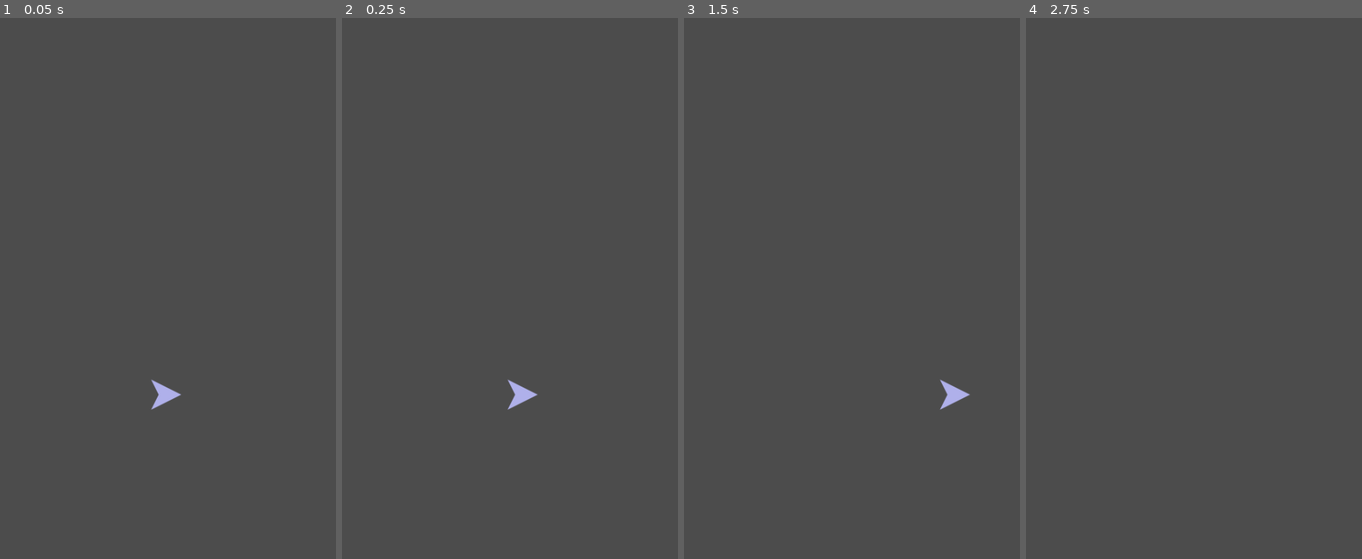
Above: before the commit, frames 1-4 (left to right).
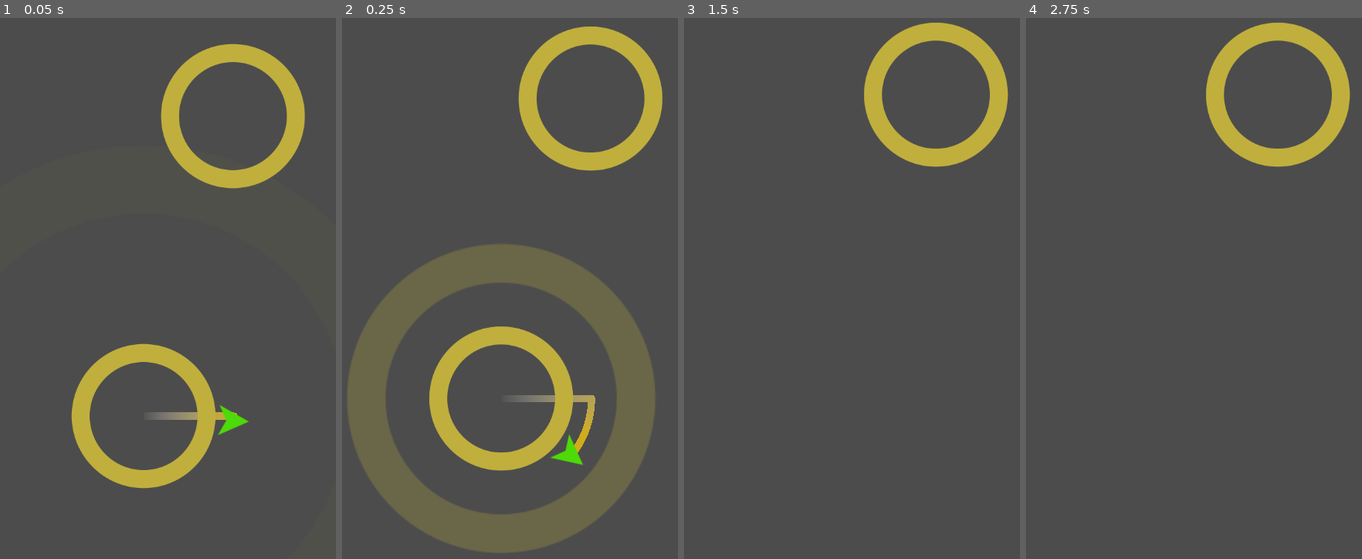
Above: after the commit, the same moments.

Repository: victorvhs/circleJump
Game: Godot game, scene res://Main.tscn
Same seed, same stepped clock (60 frames per second), same inputs: the game is played once before the commit and once after it. Before the commit the project has no main scene; this scene is started directly in both runs.
Inputs (mouse positions are in pixels of both pictures, inside the frame that each line leads up to):
- Up to frame 1 (0.05 s): no input
- Up to frame 2 (0.25 s): no input
- Up to frame 3 (1.5 s): move the mouse to (922, 218) at 0.52 s; click (922, 218) at 0.67 s; move the mouse to (778, 283) at 1.27 s; click (778, 283) at 1.42 s
- Up to frame 4 (2.75 s): move the mouse to (1224, 115) at 2.02 s; click (1224, 115) at 2.17 s

The runs differ from the first frame. In frame 1, 8.7% of the frame differs, in the area x 21-91%, y 4-87%; in frame 2, 26%, in the area x 1-96%, y 1-99%; in frame 3, 4.2%; in frame 4, 4.0%.

Commit message:
fim aula 2

Diff:
--- a/Main.gd
+++ b/Main.gd
@@ -15,3 +15,18 @@
 	player.position = $StartPosition.position
 	add_child(player)
 	player.connect("captured",self, "_on_Jumper_captured")
+	spawn_circle($StartPosition.position)
+
+func spawn_circle(_position = null):
+	var c = Circle.instance()
+	if !_position:
+		var x = rand_range(-150,150)
+		var y = rand_range(-500,-400)
+		_position = player.target.position + Vector2(x,y)
+	add_child(c)
+	c.init(_position)
+
+func _on_Jumper_captured(object):
+	$Camera2D.position = object.position
+	object.capture()
+	call_deferred("spawn_circle")
--- a/Main.tscn
+++ b/Main.tscn
@@ -12,3 +12,5 @@
 position = Vector2( 258.657, 640.842 )
 offset = Vector2( 0, -200 )
 current = true
+smoothing_enabled = true
+smoothing_speed = 8.0
--- a/objects/Circle.gd
+++ b/objects/Circle.gd
@@ -1,19 +1,28 @@
 extends Area2D
-
-onready var orbit_position = $pivot/OrbitPosition
+onready var orbit_position =  $pivot/OrbitPosition
+#onready var orbit_position = $pivot/OrbitPosition
 
 var radius = 100
 var rotation_speed = PI
 
 
-func init(_position, _radius = radius):
+func init(_position, _radius=radius):
 	position = _position
 	radius = _radius
 	$CollisionShape2D.shape = $CollisionShape2D.shape.duplicate()
 	$CollisionShape2D.shape.radius = radius
-	var img_size = $Sprite.texture.get_size().x/2
-	$Sprite.scale = Vector2(1,1) * radius /img_size
+	var img_size = $Sprite.texture.get_size().x / 2
+	$Sprite.scale = Vector2(1, 1) * radius / img_size
 	orbit_position.position.x = radius + 25
+	rotation_speed *= pow(-1,randi() % 2)
 
 func _process(delta):
 	$pivot.rotation += rotation_speed * delta
+
+func implode():
+	$AnimationPlayer.play("implode")
+	yield($AnimationPlayer,"animation_finished")
+	queue_free()
+
+func capture():
+	$AnimationPlayer.play("capture")
--- a/objects/Circle.tscn
+++ b/objects/Circle.tscn
@@ -1,26 +1,105 @@
-[gd_scene load_steps=6 format=2]
+[gd_scene load_steps=8 format=2]
 
 [ext_resource path="res://objects/Circle.gd" type="Script" id=1]
 [ext_resource path="res://objects/color.shader" type="Shader" id=2]
 [ext_resource path="res://assets/images/circle1_n.png" type="Texture" id=3]
 
-[sub_resource type="CircleShape2D" id=1]
-radius = 135.971
-
 [sub_resource type="ShaderMaterial" id=2]
 shader = ExtResource( 2 )
 shader_param/color = Color( 0.756863, 0.690196, 0.243137, 1 )
 
+[sub_resource type="CircleShape2D" id=1]
+radius = 135.971
+
+[sub_resource type="Animation" id=4]
+resource_name = "capture"
+length = 0.5
+step = 0.01
+tracks/0/type = "value"
+tracks/0/path = NodePath("SpriteEffect:visible")
+tracks/0/interp = 1
+tracks/0/loop_wrap = true
+tracks/0/imported = false
+tracks/0/enabled = true
+tracks/0/keys = {
+"times": PoolRealArray( 0 ),
+"transitions": PoolRealArray( 1 ),
+"update": 1,
+"values": [ true ]
+}
+tracks/1/type = "value"
+tracks/1/path = NodePath("SpriteEffect:scale")
+tracks/1/interp = 1
+tracks/1/loop_wrap = true
+tracks/1/imported = false
+tracks/1/enabled = true
+tracks/1/keys = {
+"times": PoolRealArray( 0, 0.5 ),
+"transitions": PoolRealArray( 1, 1 ),
+"update": 0,
+"values": [ Vector2( 3, 3 ), Vector2( 1e-05, 1e-05 ) ]
+}
+tracks/2/type = "value"
+tracks/2/path = NodePath("SpriteEffect:self_modulate")
+tracks/2/interp = 1
+tracks/2/loop_wrap = true
+tracks/2/imported = false
+tracks/2/enabled = true
+tracks/2/keys = {
+"times": PoolRealArray( 0, 0.5 ),
+"transitions": PoolRealArray( 1, 1 ),
+"update": 0,
+"values": [ Color( 1, 1, 1, 0 ), Color( 1, 1, 1, 0.560784 ) ]
+}
+
+[sub_resource type="Animation" id=3]
+resource_name = "implode"
+length = 0.4
+tracks/0/type = "value"
+tracks/0/path = NodePath(".:scale")
+tracks/0/interp = 1
+tracks/0/loop_wrap = true
+tracks/0/imported = false
+tracks/0/enabled = true
+tracks/0/keys = {
+"times": PoolRealArray( 0, 0.4 ),
+"transitions": PoolRealArray( 1, 1 ),
+"update": 0,
+"values": [ Vector2( 1, 1 ), Vector2( 1e-05, 1e-05 ) ]
+}
+tracks/1/type = "value"
+tracks/1/path = NodePath(".:modulate")
+tracks/1/interp = 1
+tracks/1/loop_wrap = true
+tracks/1/imported = false
+tracks/1/enabled = true
+tracks/1/keys = {
+"times": PoolRealArray( 0, 0.4 ),
+"transitions": PoolRealArray( 1, 1 ),
+"update": 0,
+"values": [ Color( 1, 1, 1, 1 ), Color( 1, 1, 1, 0 ) ]
+}
+
 [node name="Circle" type="Area2D"]
 script = ExtResource( 1 )
-
-[node name="CollisionShape2D" type="CollisionShape2D" parent="."]
-shape = SubResource( 1 )
 
 [node name="Sprite" type="Sprite" parent="."]
 material = SubResource( 2 )
 texture = ExtResource( 3 )
 
+[node name="SpriteEffect" type="Sprite" parent="."]
+self_modulate = Color( 1, 1, 1, 0.560784 )
+material = SubResource( 2 )
+scale = Vector2( 1e-05, 1e-05 )
+texture = ExtResource( 3 )
+
+[node name="CollisionShape2D" type="CollisionShape2D" parent="."]
+shape = SubResource( 1 )
+
 [node name="pivot" type="Node2D" parent="."]
 
 [node name="OrbitPosition" type="Position2D" parent="pivot"]
+
+[node name="AnimationPlayer" type="AnimationPlayer" parent="."]
+anims/capture = SubResource( 4 )
+anims/implode = SubResource( 3 )
--- a/objects/Jumper.gd
+++ b/objects/Jumper.gd
@@ -2,26 +2,33 @@
 
 signal captured
 
+onready var trail = $Trail/Points
+
 var velocity =  Vector2(100, 0)
 var jump_speed = 1000
 var target = null
+var trail_length = 25
 
 
 func _unhandled_input(event):
 	if target and event is InputEventScreenTouch and event.pressed:
 		jump()
 
-
 func jump():
+	target.implode()
 	target = null
 	velocity =  transform.x * jump_speed
 
 func _on_Jumper_area_entered(area):
 	target = area
+	target.get_node("pivot").rotation = (position - target.position).angle()
 	velocity = Vector2.ZERO
 	emit_signal("captured",area)
 
 func _physics_process(delta):
+	if trail.points.size() > trail_length:
+		trail.remove_point(0)
+	trail.add_point(position)
 	if target:
 		transform = target.orbit_position.global_transform
 	else:
--- a/objects/Jumper.tscn
+++ b/objects/Jumper.tscn
@@ -1,25 +1,37 @@
-[gd_scene load_steps=5 format=2]
+[gd_scene load_steps=6 format=2]
 
 [ext_resource path="res://objects/Jumper.gd" type="Script" id=1]
 [ext_resource path="res://objects/color.shader" type="Shader" id=2]
 [ext_resource path="res://assets/images/jumper.png" type="Texture" id=3]
 
-[sub_resource type="ShaderMaterial" id=2]
+[sub_resource type="ShaderMaterial" id=1]
 shader = ExtResource( 2 )
-shader_param/color = Color( 0.690196, 0.694118, 0.921569, 1 )
+shader_param/color = Color( 0.309804, 0.854902, 0.0352941, 1 )
+
+[sub_resource type="Gradient" id=2]
+offsets = PoolRealArray( 0, 0.846626 )
+colors = PoolColorArray( 1, 1, 1, 0, 0.820312, 0.675166, 0.105743, 1 )
 
 [node name="Jumper" type="Area2D"]
 script = ExtResource( 1 )
 
 [node name="Sprite" type="Sprite" parent="."]
-material = SubResource( 2 )
+material = SubResource( 1 )
 rotation = 1.5708
 texture = ExtResource( 3 )
 
 [node name="CollisionShape2D" type="CollisionPolygon2D" parent="."]
-visible = false
 polygon = PoolVector2Array( -20.6697, -20.8347, 22.3338, -0.0449257, -20.6697, 21.4568, -11.3734, 1.36388 )
 
 [node name="VisibilityNotifier2D" type="VisibilityNotifier2D" parent="."]
-visible = false
+
+[node name="Trail" type="Node" parent="."]
+
+[node name="Points" type="Line2D" parent="Trail"]
+z_index = -1
+gradient = SubResource( 2 )
+texture_mode = -2147483648
+joint_mode = 2
+begin_cap_mode = 2
+end_cap_mode = 2
 [connection signal="area_entered" from="." to="." method="_on_Jumper_area_entered"]
--- a/project.godot
+++ b/project.godot
@@ -16,6 +16,7 @@
 [application]
 
 config/name="circle_tuto"
+run/main_scene="res://Main.tscn"
 config/icon="res://icon.png"
 
 [display]
